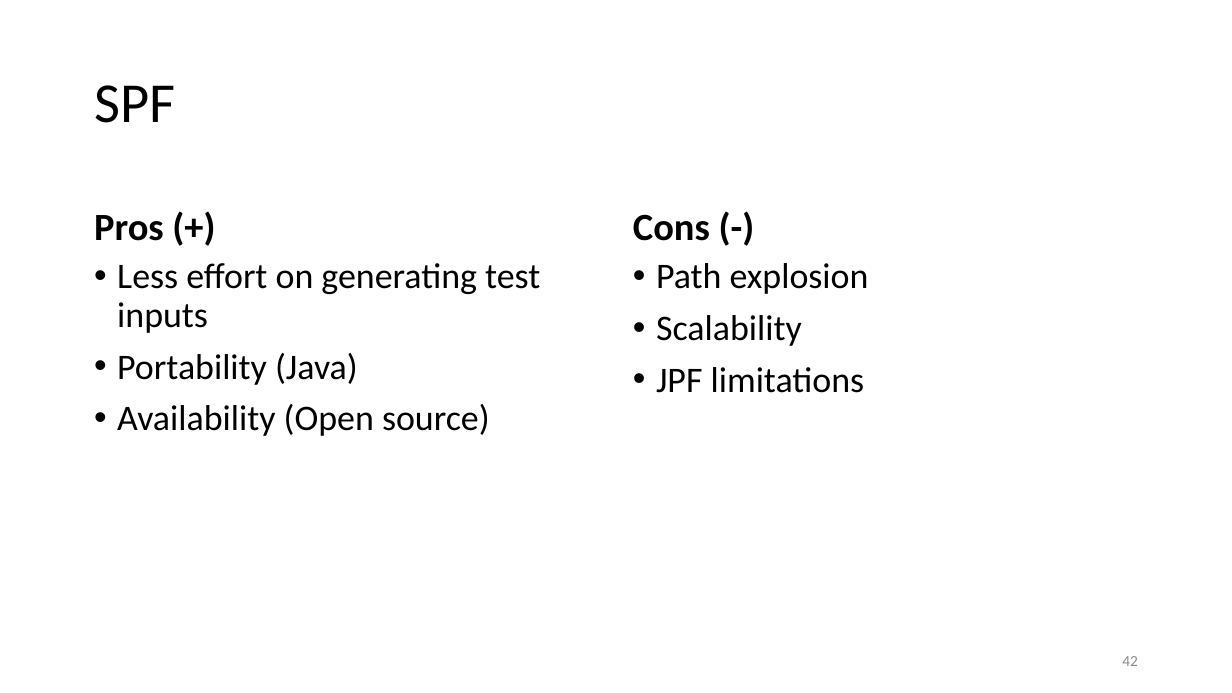
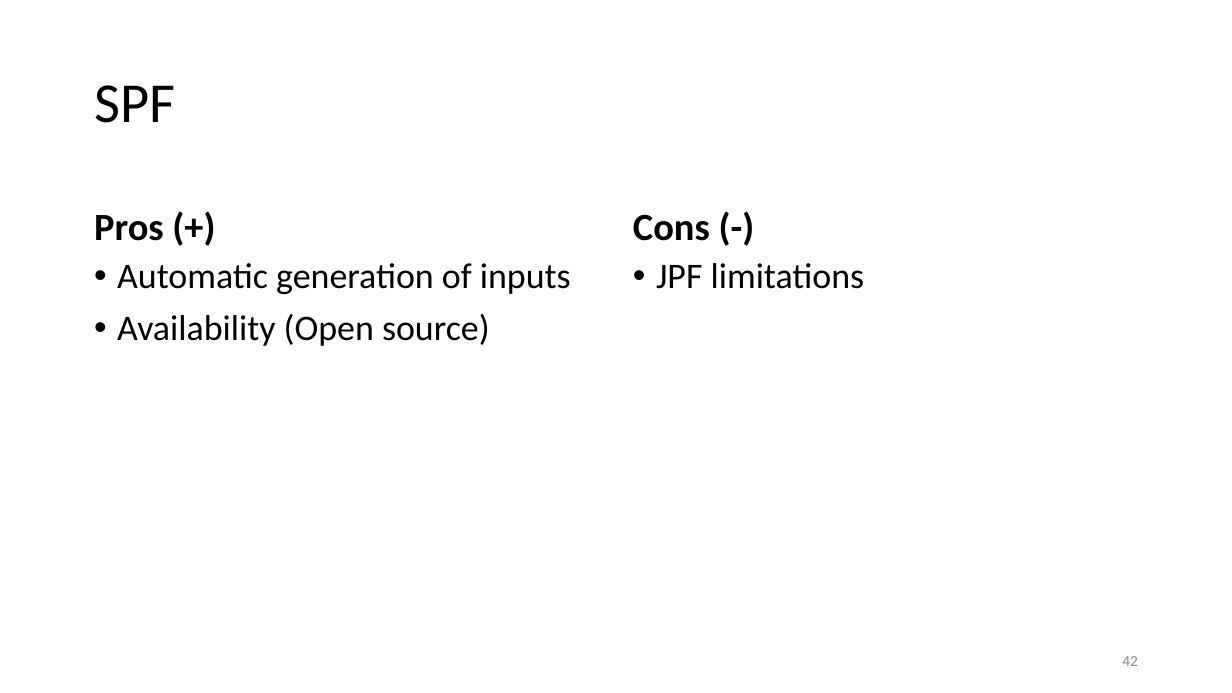
Before and after one commit to damorim/model-checking-tutorial, a slide deck: slide 42 of Program-Model-Checking.pptx. Drawn at 1232x693 pixels with LibreOffice and Linux fonts; fonts in the diff are those of the drawing. Boxes give left, top, right and bottom in pixels: in the first picture for what was removed or moved away, otherwise in the second. Text is boxed around its words. In the diff, an @@ line names an element or a change of style, - is before the commit and + after.

```diff
--- a/Program-Model-Checking.pptx
+++ b/Program-Model-Checking.pptx
@@ text at (117,263,571,294): text changed @@
-• Less effort on generating test inputs
-• Portability (Java)
+• Automatic generation of inputs
@@ text at (656,263,869,346): paragraphs removed @@
-• Path explosion
-• Scalability
```
Also in this commit, not shown: 3 other slides changed, 1 other file.
